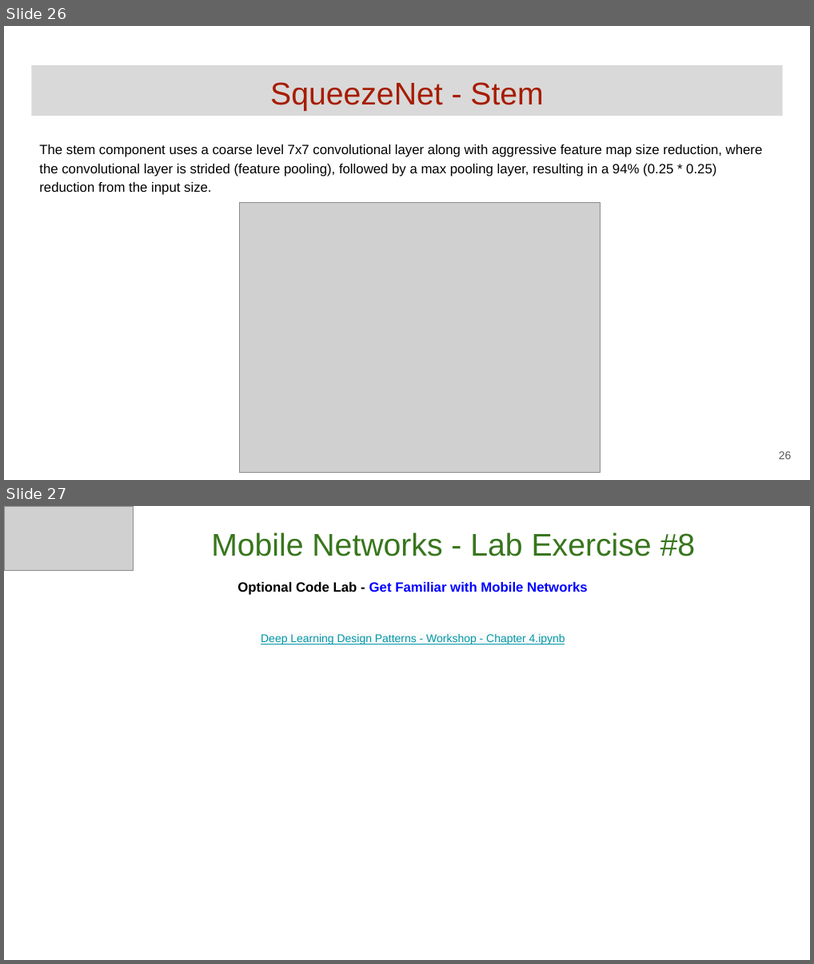
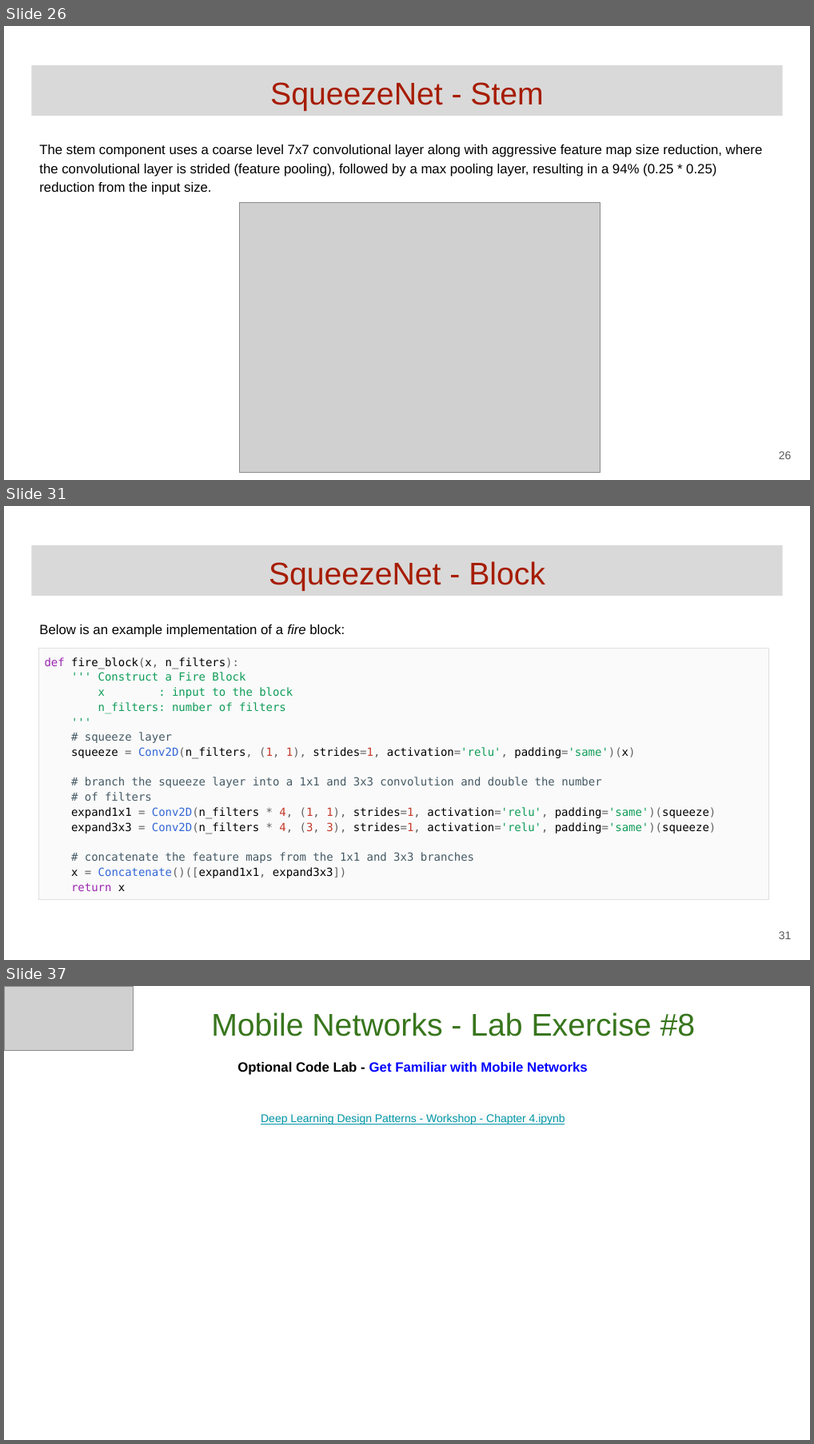
Before and after one commit to GoogleCloudPlatform/keras-idiomatic-programmer, a slide deck: books/deep-learning-design-patterns/Workshops/Junior/Deep Learning Design Patterns - Workshop - Chapter 4.pptx. Shown one above the other, each under a label of ours: slides 26 and 27 before the commit, slides 26, 31 and 37 after it; the slides between them are not shown. The pictures are 814x964 and 814x1444 pixels, drawn with LibreOffice and Linux fonts; fonts in the diff are those of the drawing; grey boxes stand for pictures. Boxes give left, top, right and bottom in pixels: in the first picture for what was removed or moved away, otherwise in the second. Text is boxed around its words. In the diff, an @@ line names an element or a change of style, - is before the commit and + after.

```diff
--- a/books/deep-learning-design-patterns/Workshops/Junior/Deep Learning Design Patterns - Workshop - Chapter 4.pptx
+++ b/books/deep-learning-design-patterns/Workshops/Junior/Deep Learning Design Patterns - Workshop - Chapter 4.pptx
@@ slide 31 added at <box>4,506,810,960</box>, background #FFFFFF @@
@@ title added at <box>31,545,783,596</box>, fill #D9D9D9, 28 pt, text #A61C00 @@
+SqueezeNet - Block
@@ text added at <box>39,624,345,637</box>, 12 pt, text #000000 @@
+Below is an example implementation of a fire block:
@@ table added at <box>38,648,770,912</box>, 1 rows, 1 columns @@
+def fire_block(x, n_filters): / ''' Construct a Fire Block / x : input to the block / n_filters: number of filters / ''' / # squeeze layer / squeeze = Conv2D(n_filters, (1, 1), strides=1, activation='relu', padding='same')(x) / # branch the squeeze layer into a 1x1 and 3x3 convolution and double the number / # of filters / expand1x1 = Conv2D(n_filters * 4, (1, 1), strides=1, activation='relu', padding='same')(squeeze) / expand3x3 = Conv2D(n_filters * 4, (3, 3), strides=1, activation='relu', padding='same')(squeeze) / # concatenate the feature maps from the 1x1 and 3x3 branches / x = Concatenate()([expand1x1, expand3x3]) / return x
@@ page number added at <box>779,931,792,939</box>, 10 pt, text #595959 @@
+31
@@ what was slide 27 is now slide 37 @@
```
Also in this commit, not shown: 9 other slides added.
